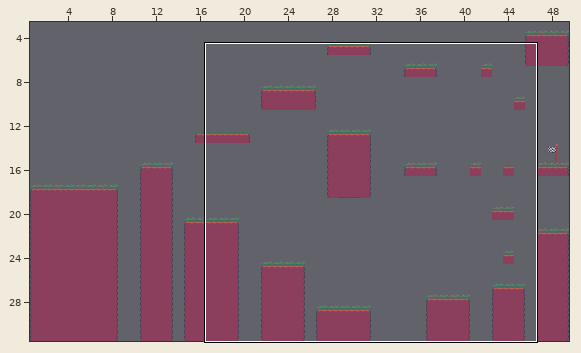
Two states of a Tiled map, working_files/Map3.tmx. Above, an overview of the earlier version with the close-up marked.
Close-up. As it was:
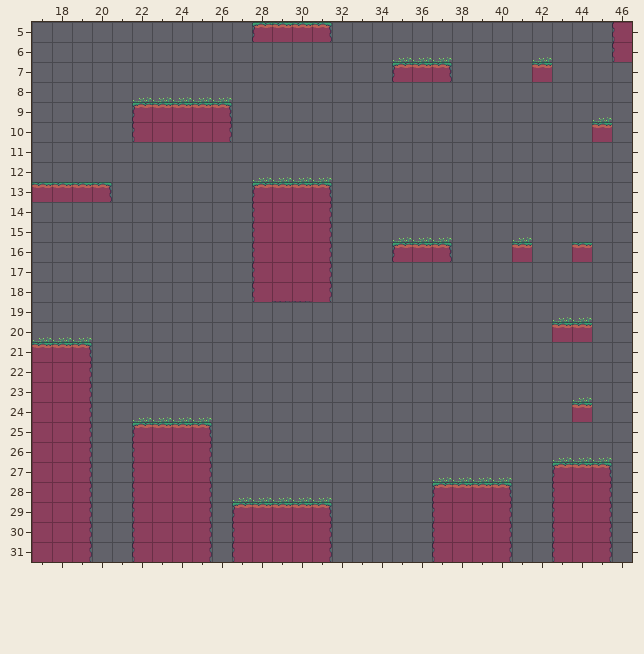
Cells are 32x32 px. Shown: x 17..46, y 5..31. The commit also changed other parts of the map, which this record leaves out.
The same view after the edit:
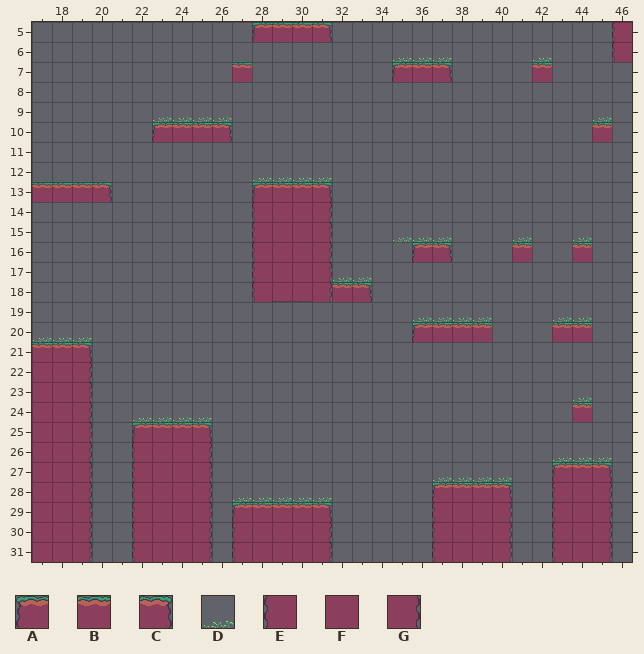
Key: from "Sprites": A 0, B 1, C 2, D 3, E 8, F 9, G 10.
_ is an empty cell.
Changes in this commit:
Layer "Ground":
Tile A replaces tile B in row 16 at x 36.
Tile A replaces tile F in row 10 at x 23.
Tile A is added in row 20 at x 36.
Tile B replaces tile F in row 10 at x 24 to 25.
Tile B is added in row 7 at x 27; in row 18 at x 32; in row 20 at x 37 to 39.
Tile C replaces tile G in row 10 at x 26.
Tile C is added in row 18 at x 33.
The edit erases tile A in row 9 at x 22; in row 16 at x 35.
The edit erases tile B in row 9 at x 23 to 25.
The edit erases tile C in row 9 at x 26.
The edit erases tile E in row 10 at x 22.
Layer "Decoration":
Tile D is added in row 9 at x 23 to 26; in row 15 at x 44; in row 17 at x 32 to 33; in row 19 at x 36 to 39.
The edit erases tile D in row 8 at x 22 to 26.
Boxes around the changes in both close-ups, in picture pixels (x1, y1, x2, y2):
changed: (132, 62, 252, 142)
added: (572, 237, 592, 242)
changed: (392, 242, 432, 262)
added: (332, 277, 372, 302)
added: (412, 317, 492, 342)
